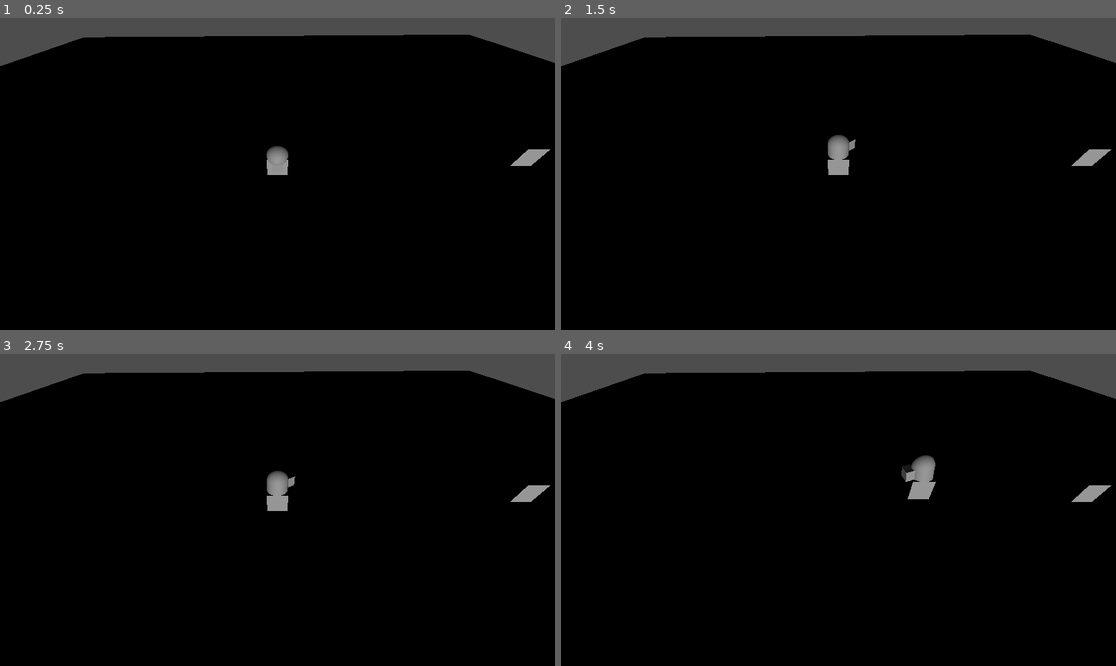
Above: before the commit, frames 1-4 (two rows, left to right).
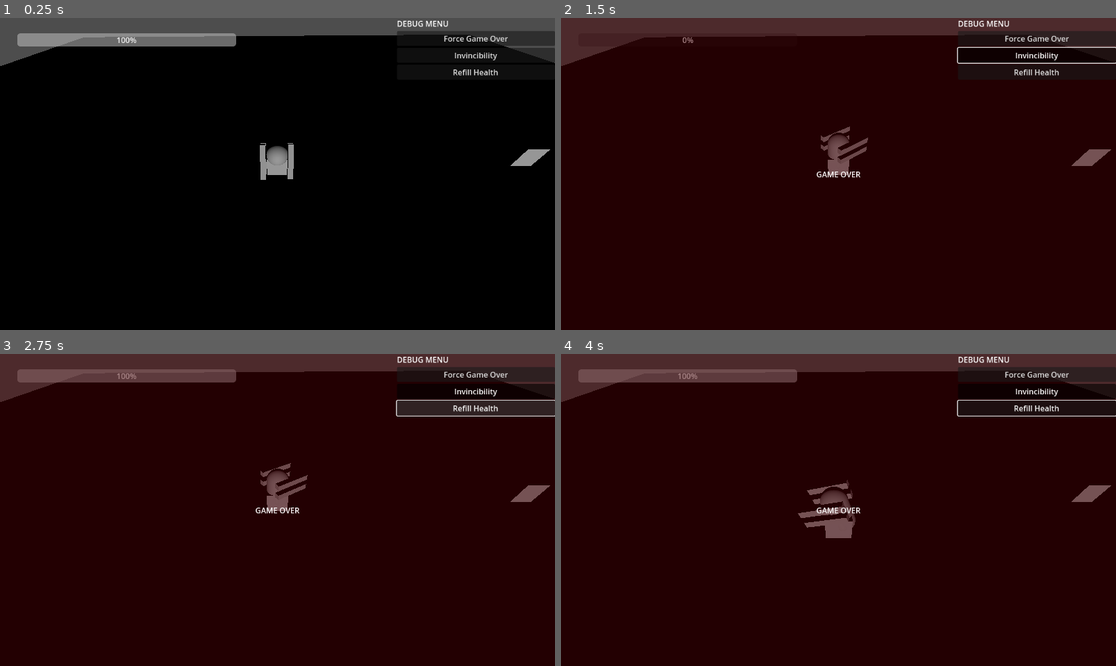
Above: after the commit, the same moments.

Repository: Boyquotes/Mech-Farmer
Game: Godot game, scene res://levels/debug.tscn
The game is run twice, just before and just after one commit, with the same random seed, the same clock (stepped at 60 frames per second) and the same inputs.
Inputs (mouse positions are in pixels of both pictures, inside the frame that each line leads up to):
- Up to frame 1 (0.25 s): no input
- Up to frame 2 (1.5 s): click (1038, 39) at 0.5 s, where only the run after the commit has a clickable "Force Game Over"; click (1038, 55) at 1.25 s, where only the run after the commit has a clickable "Invincibility"
- Up to frame 3 (2.75 s): click (477, 407) at 2 s, where only the run after the commit has a clickable "Refill Health"
- Up to frame 4 (4 s): tap Enter (ui_accept) at 2.75, 3.02, 3.77 s; move the mouse to (960, 494) at 2.77 s; hold Right (ui_right) 2.78-3.53 s; click (960, 494) at 2.85 s; move the mouse to (727, 525) at 3.52 s; hold S (move_backward, bound only after the commit) from 3.53 s (still down); click (727, 525) at 3.6 s

The runs differ from the first frame. In frame 1, 3.2% of the frame differs, in the area x 3-100%, y 0-52%; in frame 2, 99%, in the area x 0-100%, y 0-100%; in frame 3, 99%; in frame 4, 99%.

Commit message:
updated with rudimentary debug menu

Diff:
--- a/levels/debug.tscn
+++ b/levels/debug.tscn
@@ -1,6 +1,8 @@
-[gd_scene load_steps=10 format=3 uid="uid://0tjw4dcs7uqb"]
+[gd_scene load_steps=12 format=3 uid="uid://0tjw4dcs7uqb"]
 
+[ext_resource type="Script" path="res://scripts/ui/HealthBar.gd" id="1_8p34s"]
 [ext_resource type="Script" path="res://scripts/Player.gd" id="1_ata1u"]
+[ext_resource type="Script" path="res://scripts/ui/GameOver.gd" id="2_ns16v"]
 
 [sub_resource type="BoxShape3D" id="BoxShape3D_4yuv3"]
 size = Vector3(60, 2, 60)
@@ -15,7 +17,7 @@
 [sub_resource type="CapsuleMesh" id="CapsuleMesh_uowiw"]
 
 [sub_resource type="BoxMesh" id="BoxMesh_gtv21"]
-size = Vector3(0.5, 0.5, 0.5)
+size = Vector3(0.25, 0.25, 1.593)
 
 [sub_resource type="BoxShape3D" id="BoxShape3D_2rab0"]
 
@@ -24,6 +26,70 @@
 [sub_resource type="BoxMesh" id="BoxMesh_wgnmo"]
 
 [node name="Main" type="Node"]
+
+[node name="HealthBar" type="ProgressBar" parent="."]
+unique_name_in_owner = true
+offset_left = 36.0
+offset_top = 32.0
+offset_right = 490.0
+offset_bottom = 59.0
+max_value = 20.0
+step = 1.0
+script = ExtResource("1_8p34s")
+
+[node name="GameOver" type="ColorRect" parent="."]
+visible = false
+anchors_preset = 15
+anchor_right = 1.0
+anchor_bottom = 1.0
+grow_horizontal = 2
+grow_vertical = 2
+color = Color(0.305882, 0, 0.0196078, 0.45098)
+script = ExtResource("2_ns16v")
+
+[node name="RichTextLabel" type="RichTextLabel" parent="GameOver"]
+layout_mode = 1
+anchors_preset = 8
+anchor_left = 0.5
+anchor_top = 0.5
+anchor_right = 0.5
+anchor_bottom = 0.5
+offset_left = -46.5
+offset_top = -11.5
+offset_right = 46.5
+offset_bottom = 11.5
+grow_horizontal = 2
+grow_vertical = 2
+text = "GAME OVER"
+fit_content = true
+
+[node name="VBoxContainer" type="VBoxContainer" parent="."]
+anchors_preset = 1
+anchor_left = 1.0
+anchor_right = 1.0
+offset_left = -328.0
+offset_bottom = 293.0
+grow_horizontal = 0
+
+[node name="RichTextLabel" type="RichTextLabel" parent="VBoxContainer"]
+layout_mode = 2
+text = "DEBUG MENU"
+fit_content = true
+
+[node name="GameOverButton" type="Button" parent="VBoxContainer"]
+layout_mode = 2
+tooltip_text = "Will set player health to 0"
+text = "Force Game Over"
+
+[node name="InvincibleButton" type="Button" parent="VBoxContainer"]
+layout_mode = 2
+toggle_mode = true
+text = "Invincibility"
+
+[node name="RefillHealthButton" type="Button" parent="VBoxContainer"]
+layout_mode = 2
+text = "Refill Health
+"
 
 [node name="StaticBody3D" type="StaticBody3D" parent="."]
 
@@ -34,17 +100,33 @@
 mesh = SubResource("BoxMesh_cjdg6")
 
 [node name="Player" type="CharacterBody3D" parent="."]
+unique_name_in_owner = true
 transform = Transform3D(1, 0, 0, 0, 1, 0, 0, 0, 1, 0, 2.07451, 0)
 script = ExtResource("1_ata1u")
 
 [node name="Torso" type="Node3D" parent="Player"]
 
-[node name="MeshInstance3D" type="MeshInstance3D" parent="Player/Torso"]
+[node name="TorsoMesh" type="MeshInstance3D" parent="Player/Torso"]
 mesh = SubResource("CapsuleMesh_uowiw")
 skeleton = NodePath("../..")
 
-[node name="MeshInstance3D2" type="MeshInstance3D" parent="Player/Torso"]
-transform = Transform3D(1, 0, 0, 0, 1, 0, 0, 0, 1, 0, 0.274196, -0.569321)
+[node name="DirectionMesh" type="MeshInstance3D" parent="Player/Torso"]
+transform = Transform3D(1, 0, 0, 0, 1, 0, 0, 0, 1, 0.643273, 0.166174, -0.304177)
+mesh = SubResource("BoxMesh_gtv21")
+skeleton = NodePath("../..")
+
+[node name="DirectionMesh2" type="MeshInstance3D" parent="Player/Torso"]
+transform = Transform3D(1, 0, 0, 0, 1, 0, 0, 0, 1, 0.643273, 0.6649, -0.304177)
+mesh = SubResource("BoxMesh_gtv21")
+skeleton = NodePath("../..")
+
+[node name="DirectionMesh3" type="MeshInstance3D" parent="Player/Torso"]
+transform = Transform3D(1, 0, 0, 0, 1, 0, 0, 0, 1, -0.594656, 0.6649, -0.304177)
+mesh = SubResource("BoxMesh_gtv21")
+skeleton = NodePath("../..")
+
+[node name="DirectionMesh4" type="MeshInstance3D" parent="Player/Torso"]
+transform = Transform3D(1, 0, 0, 0, 1, 0, 0, 0, 1, -0.594656, 0.161992, -0.304177)
 mesh = SubResource("BoxMesh_gtv21")
 skeleton = NodePath("../..")
 
@@ -61,7 +143,13 @@
 current = true
 
 [node name="DirectionalLight3D" type="DirectionalLight3D" parent="."]
+transform = Transform3D(1, 0, 0, 0, 1, 0, 0, 0, 1, 0, 7.02755, 0)
 
 [node name="MeshInstance3D" type="MeshInstance3D" parent="."]
 transform = Transform3D(1, 0, 0, 0, 1, 0, 0, 0, 1, 11.6363, 2.01678, 0)
 mesh = SubResource("BoxMesh_wgnmo")
+
+[connection signal="button_down" from="VBoxContainer/GameOverButton" to="HealthBar" method="_on_game_over_button_button_down"]
+[connection signal="button_down" from="VBoxContainer/InvincibleButton" to="HealthBar" method="_on_invincible_button_button_down"]
+[connection signal="button_up" from="VBoxContainer/InvincibleButton" to="HealthBar" method="_on_invincible_button_button_up"]
+[connection signal="pressed" from="VBoxContainer/RefillHealthButton" to="HealthBar" method="_on_refill_health_button_pressed"]
--- a/project.godot
+++ b/project.godot
@@ -24,7 +24,7 @@
 }
 move_backward={
 "deadzone": 0.5,
-"events": [Object(InputEventKey,"resource_local_to_scene":false,"resource_name":"","device":-1,"window_id":0,"alt_pressed":false,"shift_pressed":false,"ctrl_pressed":false,"meta_pressed":false,"pressed":false,"keycode":0,"physical_keycode":68,"key_label":0,"unicode":100,"echo":false,"script":null)
+"events": [Object(InputEventKey,"resource_local_to_scene":false,"resource_name":"","device":-1,"window_id":0,"alt_pressed":false,"shift_pressed":false,"ctrl_pressed":false,"meta_pressed":false,"pressed":false,"keycode":0,"physical_keycode":83,"key_label":0,"unicode":115,"echo":false,"script":null)
 ]
 }
 move_left={
--- a/scripts/Player.gd
+++ b/scripts/Player.gd
@@ -7,9 +7,21 @@
 # Get the gravity from the project settings to be synced with RigidBody nodes.
 var gravity = ProjectSettings.get_setting("physics/3d/default_gravity")
 
+signal health_adjust(health_value)
+signal game_over
+
+@export var bullet_scene: PackedScene
+@export var max_health:= 20
+
 @onready var torso = get_node("Torso")
+@onready var health = max_health
+@onready var invincible := false
+
+func _ready():
+	health_adjust.emit(health)
 
 func _physics_process(delta):
+	check_death()
 	# Add the gravity.
 
 	torso.look_at(screen_point_to_ray())
@@ -21,9 +33,13 @@
 	if Input.is_action_just_pressed("ui_accept") and is_on_floor():
 		velocity.y = JUMP_VELOCITY
 
+	# Handle Primary Fire
+	# if Input.is_action_just_pressed("fire_primary"):
+	# 	primary_fire()
+
 	# Get the input direction and handle the movement/deceleration.
 	# As good practice, you should replace UI actions with custom gameplay actions.
-	var input_dir = Input.get_vector("ui_left", "ui_right", "ui_up", "ui_down")
+	var input_dir = Input.get_vector("move_left", "move_right", "move_forward", "move_backward")
 	var direction = (transform.basis * Vector3(input_dir.x, 0, input_dir.y)).normalized()
 	if direction:
 		velocity.x = direction.x * SPEED
@@ -35,13 +51,34 @@
 	move_and_slide()
 
 func screen_point_to_ray():
-	var spaceState = get_world_3d().direct_space_state
-	var mousePos = get_viewport().get_mouse_position()
+	var space_state = get_world_3d().direct_space_state
+	var mouse_pos = get_viewport().get_mouse_position()
 	var camera = get_tree().root.get_camera_3d()
-	var rayOrigin = camera.project_ray_origin(mousePos)
-	var rayEnd = rayOrigin + camera.project_ray_normal(mousePos) * 2000
-	var rayProperties = PhysicsRayQueryParameters3D.create(rayOrigin, rayEnd)
-	var rayArray = spaceState.intersect_ray(rayProperties)
-	if rayArray.has("position"):
-		return rayArray["position"]
+
+	var ray_origin = camera.project_ray_origin(mouse_pos)
+	var ray_end = ray_origin + camera.project_ray_normal(mouse_pos) * 2000
+	var ray_properties = PhysicsRayQueryParameters3D.create(ray_origin, ray_end)
+	var ray_array = space_state.intersect_ray(ray_properties)
+
+	if ray_array.has("position"):
+		return ray_array["position"]
 	return Vector3()
+
+func primary_fire():
+	var bullet = bullet_scene.instantiate()
+	var bullet_spawn_location = torso.position
+	add_child(bullet)
+
+func take_damage(damage_value):
+	if invincible:
+		return
+	health -= damage_value
+	health_adjust.emit(health)
+
+func take_heal(heal_value):
+	health += heal_value
+	health_adjust.emit(health)
+
+func check_death():
+	if health <= 0:
+		game_over.emit()
--- /dev/null
+++ b/scripts/ui/GameOver.gd
@@ -0,0 +1,15 @@
+extends ColorRect
+
+@onready var player = get_node("%Player")
+
+# Called when the node enters the scene tree for the first time.
+func _ready():
+	player.game_over.connect(_on_Game_Over)
+
+
+# Called every frame. 'delta' is the elapsed time since the previous frame.
+func _process(delta):
+	pass
+
+func _on_Game_Over():
+	self.visible = true
--- /dev/null
+++ b/scripts/ui/HealthBar.gd
@@ -0,0 +1,23 @@
+extends ProgressBar
+
+@onready var player = get_node("%Player")
+
+# Called when the node enters the scene tree for the first time.
+func _ready():
+	player.health_adjust.connect(_on_Health_Adjust)
+
+func _on_Health_Adjust(health_value):
+	self.value += health_value
+
+func _on_game_over_button_button_down():
+	self.value = 0
+	player.health = 0
+
+func _on_invincible_button_button_down():
+	player.invincible = true
+
+func _on_invincible_button_button_up():
+	player.invincible = false
+
+func _on_refill_health_button_pressed():
+	player.take_heal(player.max_health - player.health)
